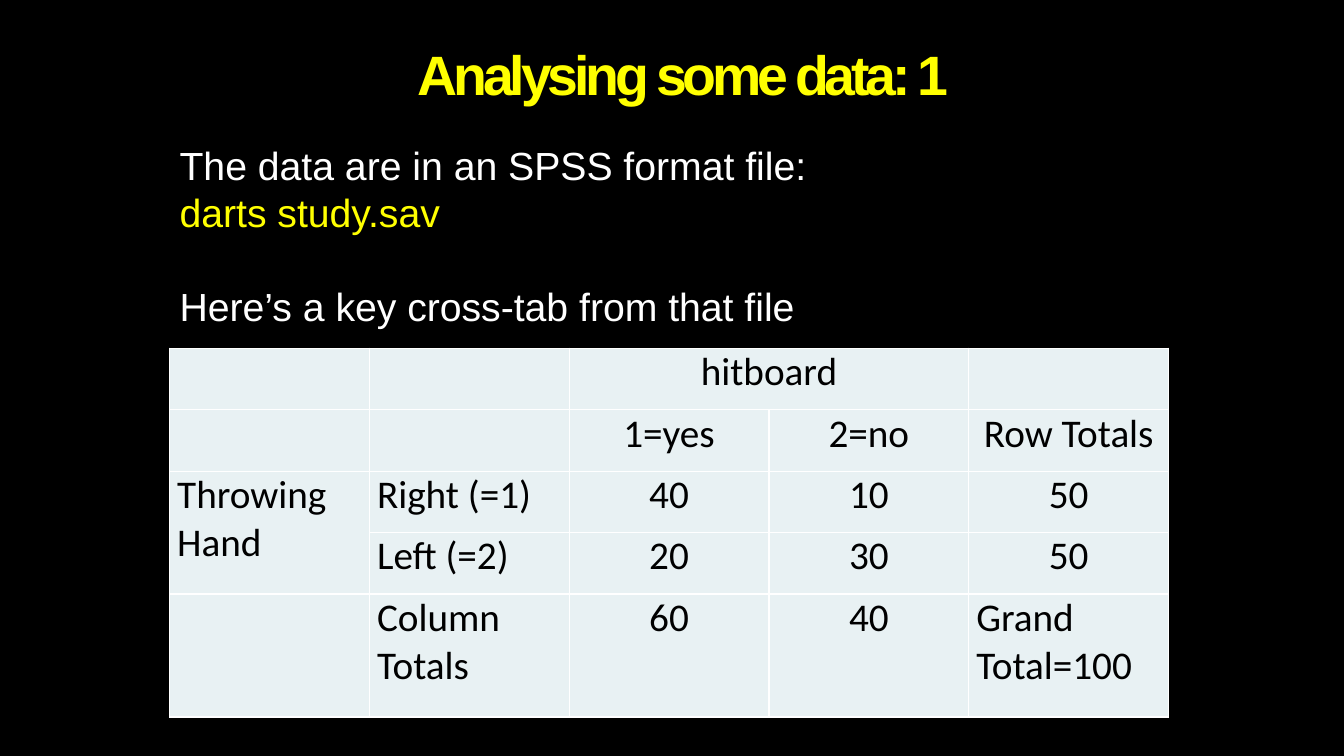
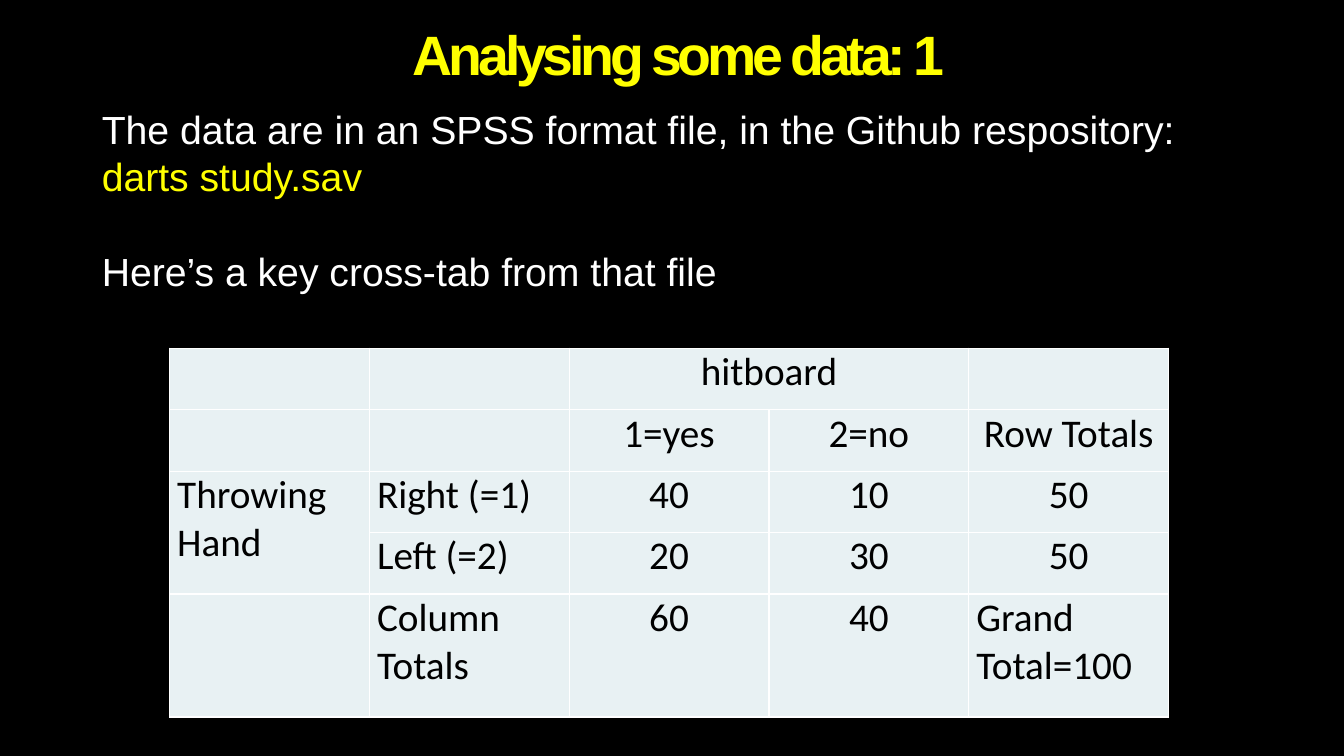
Before and after one commit to Alan-Pickering/Bayesian-data-analysis-teaching, a slide deck: slide 12 of Bayesian Data Analysis Part 2.pptx (slide 11 before the commit). Drawn at 1344x756 pixels with LibreOffice and Linux fonts; fonts in the diff are those of the drawing; background and template pictures are left out. Boxes give left, top, right and bottom in pixels: in the first picture for what was removed or moved away, otherwise in the second. Text is boxed around its words. In the diff, an @@ line names an element or a change of style, - is before the commit and + after.

```diff
--- a/Bayesian Data Analysis Part 2.pptx
+++ b/Bayesian Data Analysis Part 2.pptx
@@ title "Analysing some data: 1": place and size @@
-title "Analysing some data: 1" at (418, 54, 949, 106)
+title "Analysing some data: 1" at (413, 34, 944, 85)
@@ text "The data are in an ...": place and size @@
-text "The data are in an ..." at (180, 151, 806, 329)
+text "The data are in an ..." at (102, 115, 1174, 294)
@@ text at (102, 115, 1174, 152): text changed @@
-The data are in an SPSS format file:
+The data are in an SPSS format file, in the Github respository:
```
Also in this commit, not shown: 8 other slides changed, 2 slides added.
